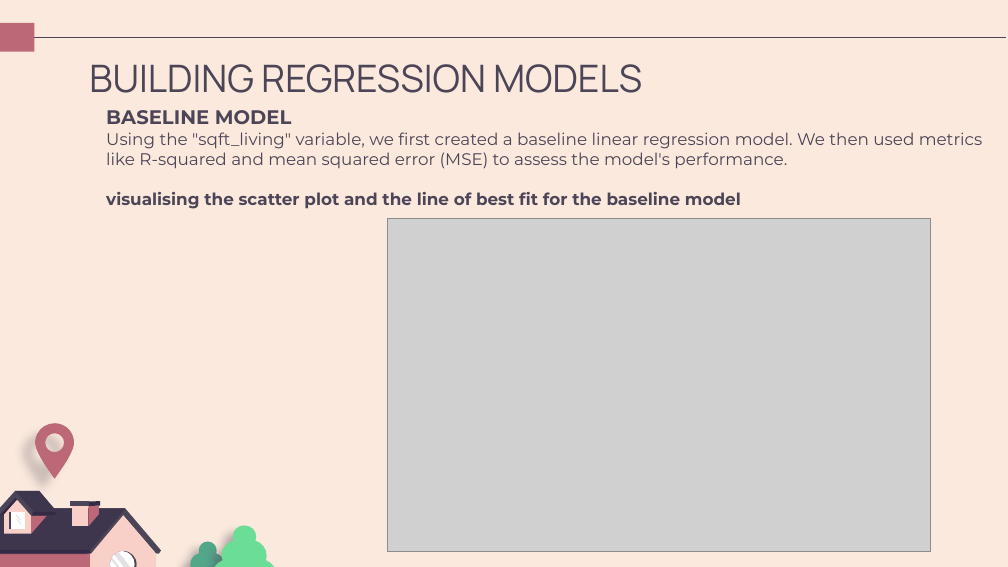
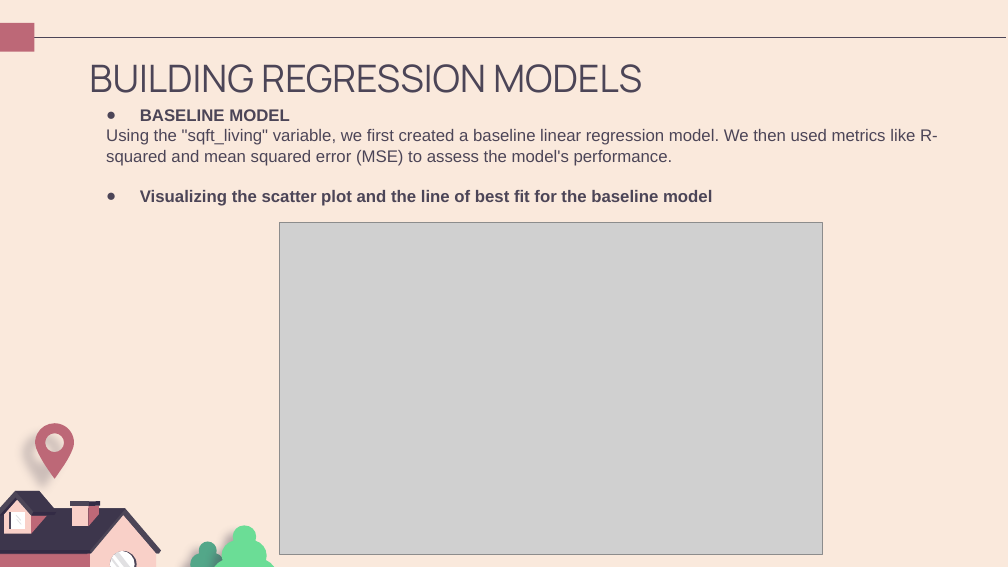
Before and after one commit to Bkiambuthi/dsc-phase-2-project-v2-3, a slide deck: slide 13 of Understanding King County's Housing Market.pptx (slide 18 before the commit). Drawn at 1008x567 pixels with LibreOffice and Linux fonts; fonts in the diff are those of the drawing; grey boxes stand for pictures. Boxes give left, top, right and bottom in pixels: in the first picture for what was removed or moved away, otherwise in the second. Text is boxed around its words. In the diff, an @@ line names an element or a change of style, - is before the commit and + after.

```diff
--- a/Understanding King County's Housing Market.pptx
+++ b/Understanding King County's Housing Market.pptx
@@ text at (x1=106, y1=109, x2=938, y2=166): size 14 to 12 pt in "BASELINE MODEL"; font Montserrat to Arial in "BASELINE MODEL", "Using the "sqft_living" variable, we first created ..."; bullet none to ● @@
@@ text at (x1=140, y1=190, x2=712, y2=206): text changed; font Montserrat to Arial @@
-visualising the scatter plot and the line of best fit for the baseline model
+● Visualizing the scatter plot and the line of best fit for the baseline model
@@ picture moved from (x1=388, y1=219, x2=930, y2=551) to (x1=280, y1=222, x2=823, y2=554) @@
```
Also in this commit, not shown: 14 other slides changed, 9 slides added, 12 slides removed, 1 other file.
